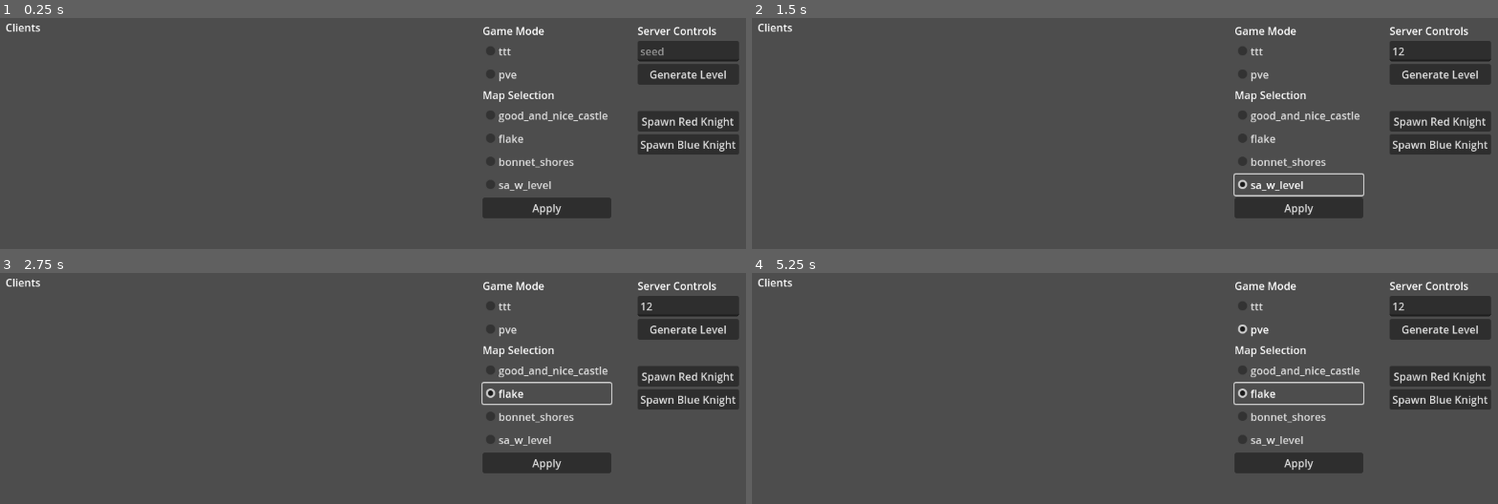
Above: before the commit, frames 1-4 (two rows, left to right).
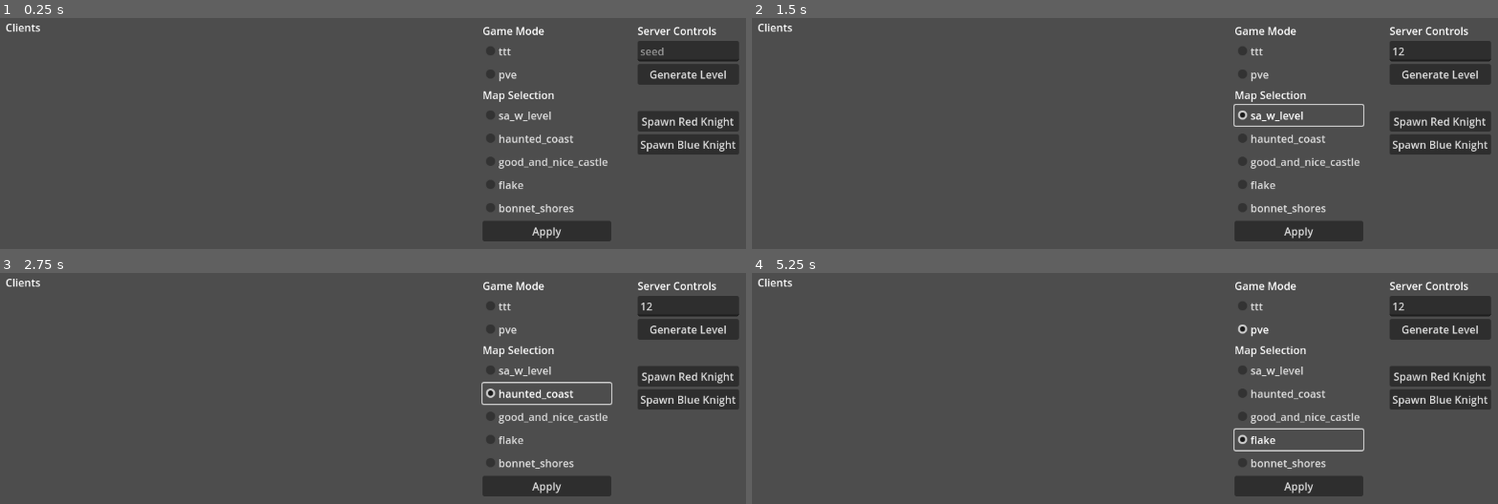
Above: after the commit, the same moments.

Repository: Travh98/SaW_Server
Game: Godot game, scene res://components/game_tree.tscn
Two runs of this game, one before a commit and one after it. Both use one fixed random seed, a clock stepped at 60 frames per second and the inputs below.
Inputs (mouse positions are in pixels of both pictures, inside the frame that each line leads up to):
- Up to frame 1 (0.25 s): no input
- Up to frame 2 (1.5 s): click (1438, 50) at 0.52 s; type "12" at 0.6 s; click "sa_w_level" at 1.25 s
- Up to frame 3 (2.75 s): click (544, 393) at 2 s, where only the run after the commit has a clickable "haunted_coast"
- Up to frame 4 (5.25 s): click "ttt" at 2.75 s; click "pve" at 3.5 s; click "good_and_nice_castle" at 4.25 s; click "flake" at 5 s

The runs differ from the first frame. In frame 1, 3.8% of the frame differs, in the area x 64-82%, y 40-97%; in frame 2, 4.4%; in frame 3, 3.8%; in frame 4, 4.5%, in the area x 64-83%, y 40-97%.

Commit message:
Update server_data_loader.gd

Diff:
--- a/ui/server_data_loader.gd
+++ b/ui/server_data_loader.gd
@@ -7,10 +7,11 @@
 var map_str_array: Array
 
 func _ready():
+	map_str_array.append("sa_w_level") # PVE test
+	map_str_array.append("haunted_coast")
 	map_str_array.append("good_and_nice_castle")
 	map_str_array.append("flake")
 	map_str_array.append("bonnet_shores")
-	map_str_array.append("sa_w_level") # PVE test
 
 	#await get_tree().create_timer(1).timeout
 	send_loaded_map_names.call_deferred()
